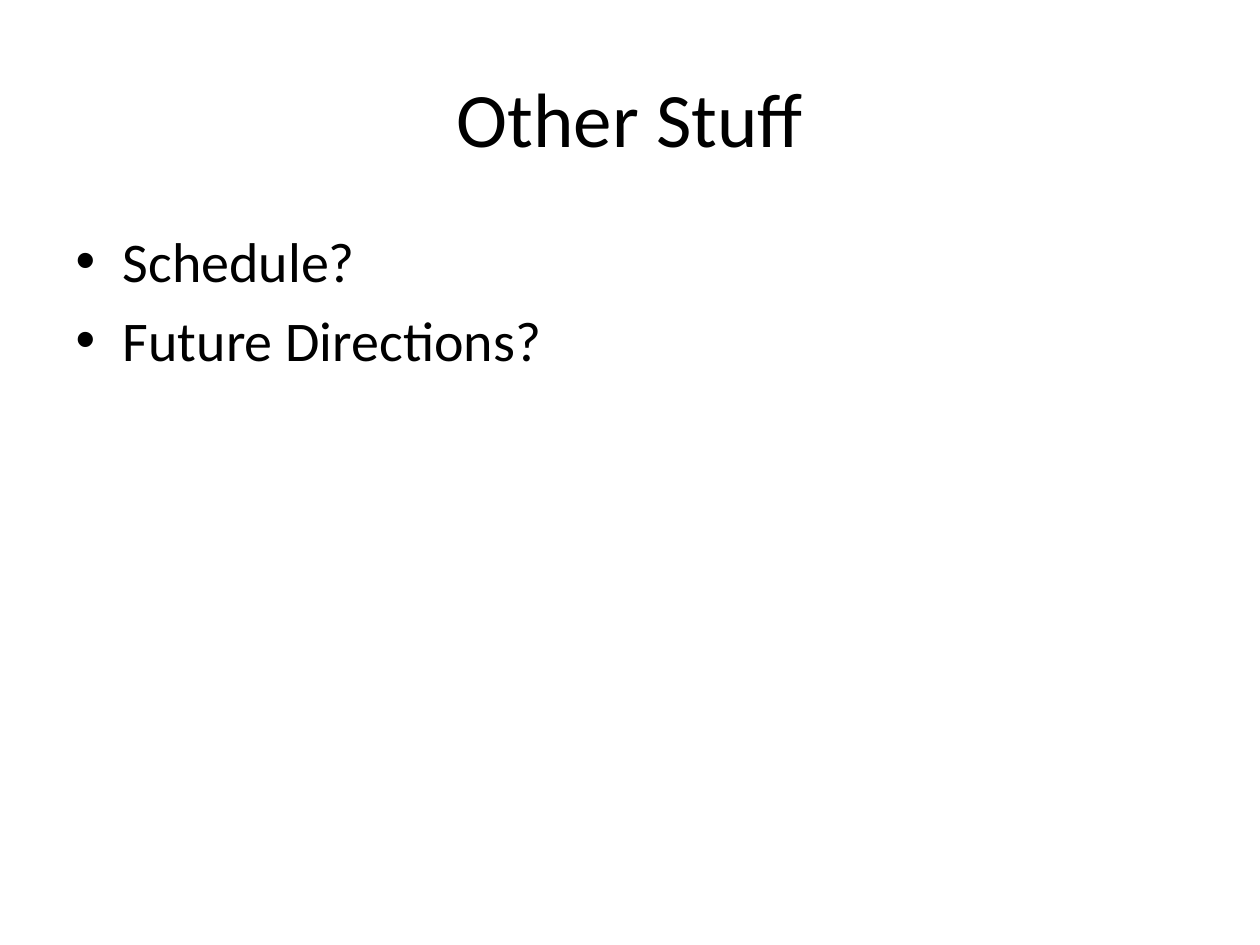
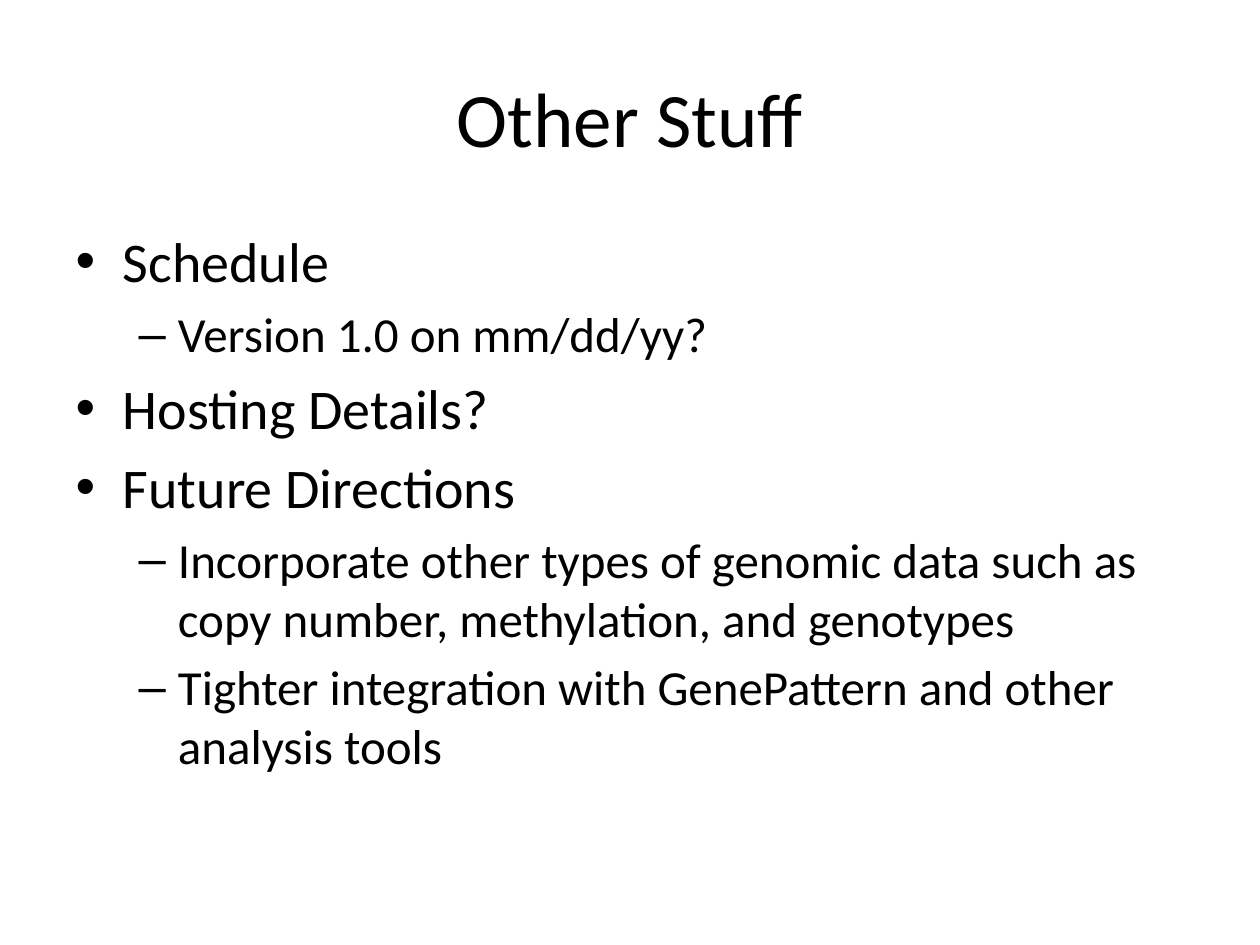
Before and after one commit to NCIP/caintegrator, a slide deck: slide 3 of docs/project_management/external_meetings/ICR Workspace Mtg Sept 2008 Slides.pptx. Drawn at 1260x945 pixels with LibreOffice and Linux fonts; fonts in the diff are those of the drawing. Boxes give left, top, right and bottom in pixels: in the first picture for what was removed or moved away, otherwise in the second. Text is boxed around its words. In the diff, an @@ line names an element or a change of style, - is before the commit and + after.

```diff
--- a/docs/project_management/external_meetings/ICR Workspace Mtg Sept 2008 Slides.pptx
+++ b/docs/project_management/external_meetings/ICR Workspace Mtg Sept 2008 Slides.pptx
@@ text at bbox=[123, 243, 1137, 772]: text changed; size 32 to 28 pt @@
-• Schedule?
-• Future Directions?
+• Schedule
+  – Version 1.0 on mm/dd/yy?
+• Hosting Details?
+• Future Directions
+  – Incorporate other types of genomic data such as copy number, methylation, and genotypes
+  – Tighter integration with GenePattern and other analysis tools
```
Also in this commit, not shown: 1 other slide changed, 1 slide added.
